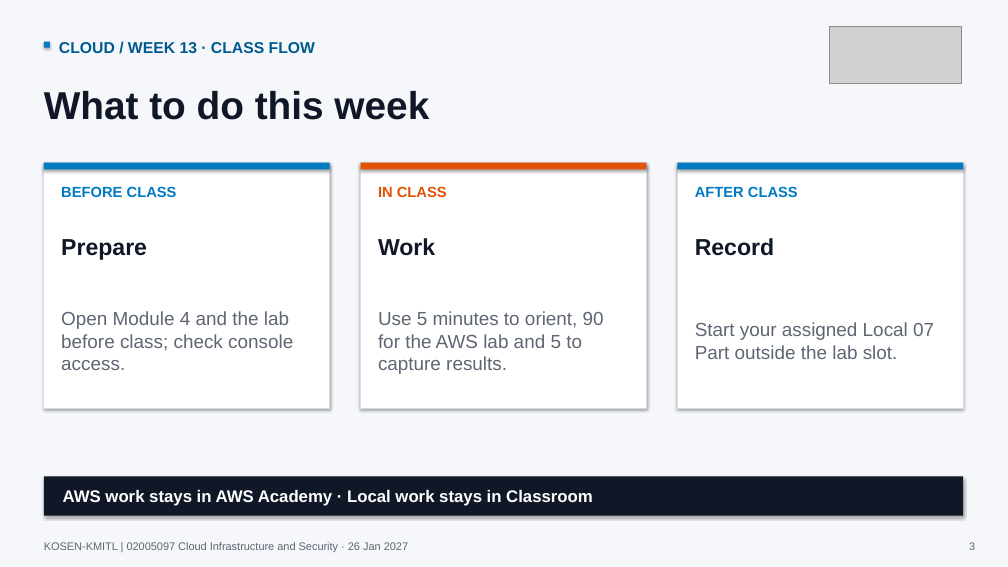
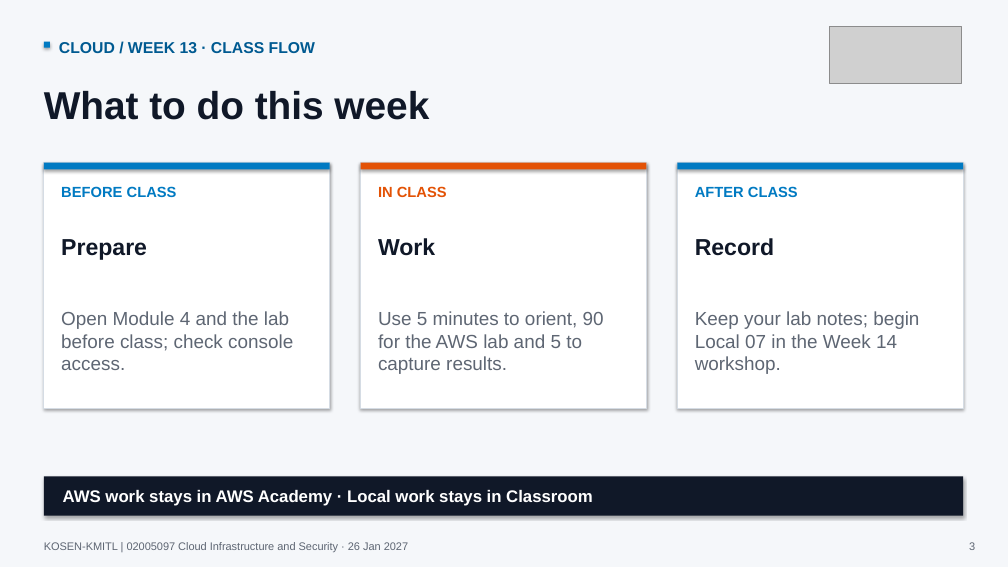
Before and after one commit to nutthakorn7/cloud-infrastructure-security, a slide deck: slide 3 of slides/weekly-bridges/output/Week13_Cloud_Course_Bridge.pptx. Drawn at 1008x567 pixels with LibreOffice and Linux fonts; fonts in the diff are those of the drawing; grey boxes stand for pictures. Boxes give left, top, right and bottom in pixels: in the first picture for what was removed or moved away, otherwise in the second. Text is boxed around its words. In the diff, an @@ line names an element or a change of style, - is before the commit and + after.

Commit message:
Align Week 13–14 Local 07 sequencing and NACL model

```diff
--- a/slides/weekly-bridges/output/Week13_Cloud_Course_Bridge.pptx
+++ b/slides/weekly-bridges/output/Week13_Cloud_Course_Bridge.pptx
@@ text at [695, 311, 919, 374]: text changed @@
-Start your assigned Local 07 Part outside the lab slot.
+Keep your lab notes; begin Local 07 in the Week 14 workshop.
```
Also in this commit, not shown: 1 other slide changed, 11 other files.
